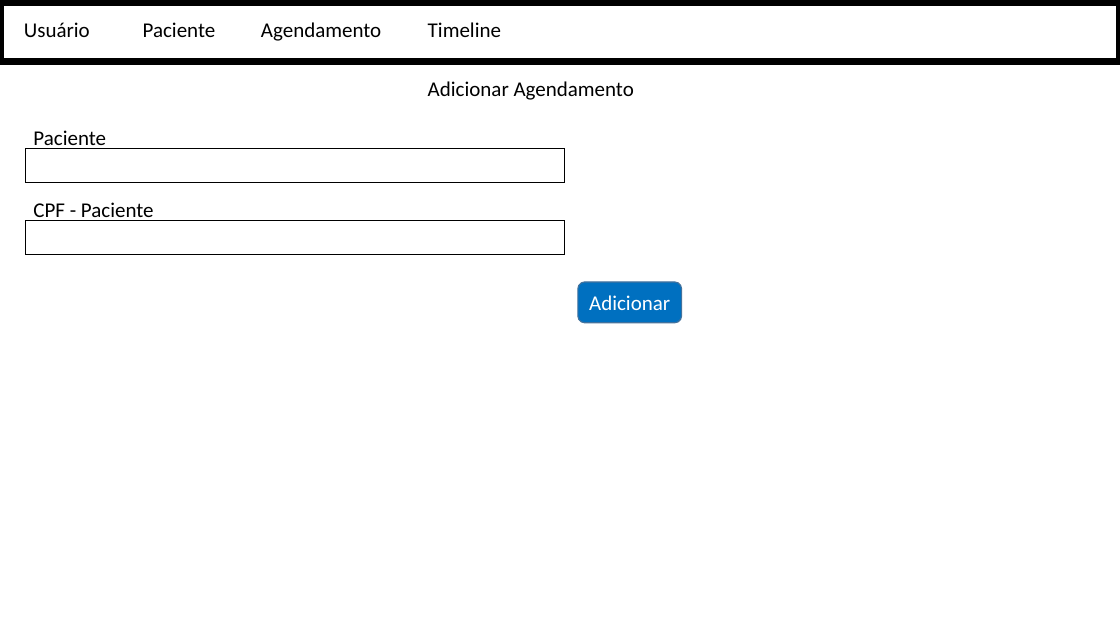
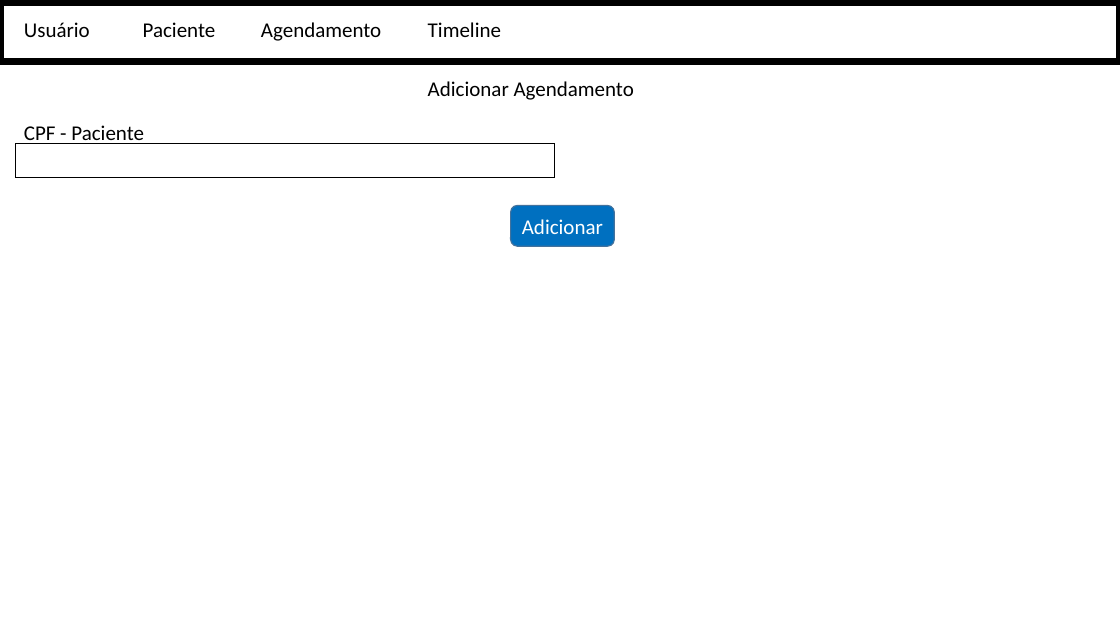
Before and after one commit to PedroHda/projetos1, a slide deck: slide 7 of telas.pptx (slide 5 before the commit). Drawn at 1120x630 pixels with LibreOffice and Linux fonts; fonts in the diff are those of the drawing. Boxes give left, top, right and bottom in pixels: in the first picture for what was removed or moved away, otherwise in the second. Text is boxed around its words. In the diff, an @@ line names an element or a change of style, - is before the commit and + after.

```diff
--- a/telas.pptx
+++ b/telas.pptx
@@ text "CPF - Paciente" moved from (x1=33, y1=202, x2=154, y2=221) to (x1=24, y1=125, x2=144, y2=144) @@
@@ rectangle moved from (x1=25, y1=221, x2=565, y2=255) to (x1=16, y1=144, x2=555, y2=177) @@
@@ rectangle removed at (x1=25, y1=149, x2=565, y2=182) @@
@@ text removed at (x1=33, y1=130, x2=106, y2=149) @@
-Paciente
@@ rounded rectangle "Adicionar" moved from (x1=578, y1=282, x2=681, y2=323) to (x1=511, y1=206, x2=614, y2=247) @@
```
Also in this commit, not shown: 2 other slides changed, 9 slides added.
